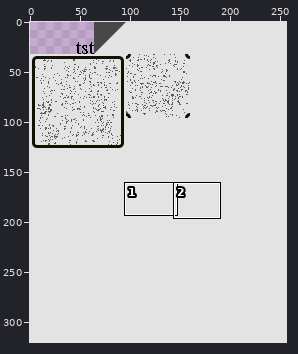
Edited in one commit: sprite sheet (Rogue/asset/image/rg_tiles.png). Above, an overview of the earlier version with the close-up marked.
Close-up. Before:
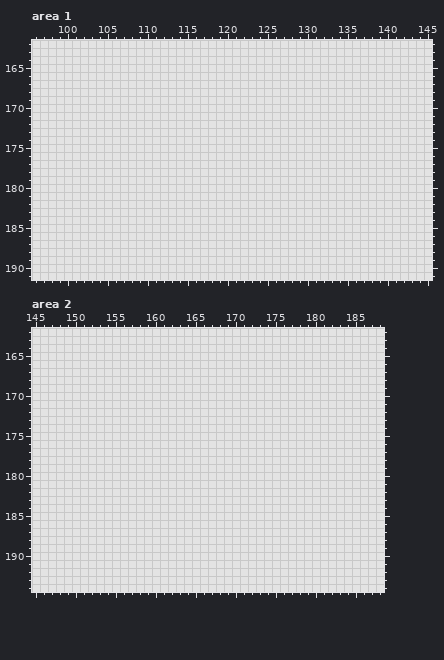
The file is 256x320 pixels. Colours within 5 levels of each other are drawn and written as one. Shown: area 1: x 96..145, y 162..191; area 2: x 145..188, y 162..194. The commit also changed other parts of the picture, which this record leaves out.
After the commit:
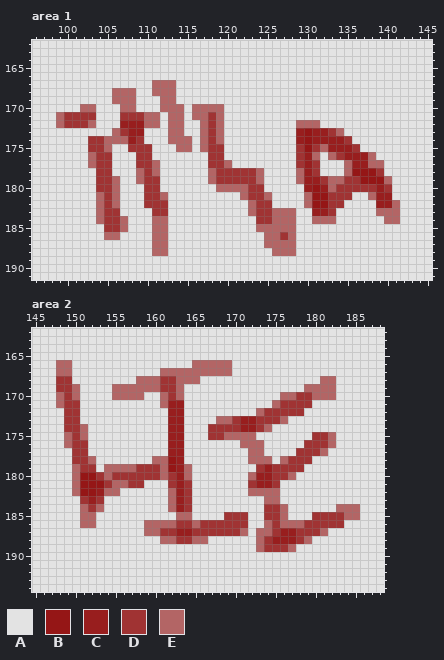
Palette (. is transparent): A #e3e3e3  B #951616  C #981e1e  D #a03333  E #b36565
Diff:
Changed rows in their new state; - is an unchanged pixel.
Area 1:
first column x 99:
167 ------------EEE----------------------------
168 -------EEE--EEE----------------------------
169 -------EEE---EE----------------------------
170 ---EE---EE---EEE-EEEE----------------------
171 EDDDD---DDDEE-EE-EEDE----------------------
172 EDDDE---CCCEE-EE--EDE---------EEE----------
173 -------EDCC---EE--EDE---------CBCCDE-------
174 ----DDEEECD---EEE-EDE---------CBCCCCD------
175 ----DDE--DDD---EE-EDD---------DBDECCCD-----
176 ----EDD---DD-------DD---------DCE-EDCCCE---
177 ----EDD---DDE------DDE--------DCD---ECCEE--
178 -----DD---EDE------EDDDDDE----ECD---EBBBD--
179 -----DDE--EDD------EDDDDDE----ECCDEEDDBBBE-
180 -----DDE---DD-------EEEEDD-----CBCEDDDDDCD-
181 -----EDE---DDE---------EDDE----EBBDDD--ECC-
182 -----EDE---DDD----------EDD----EBBDD----CCE
183 -----EDD----DD----------EDDEEE--CCD-----EEE
184 -----EDDE---EE-----------DDEEE--EEE------EE
185 ------DDE---EE-----------EEEEE-------------
186 ------EE----EE------------EEDE-------------
187 ------------EE------------EEEE-------------
188 ------------EE-------------EEE-------------
Area 2:
first column x 148:
166 EE---------------EEEEE----------------
167 EE-----------EEEEEEEEE----------------
168 DD--------EEEDDEEE---------------EE---
169 DDE----EEEEEEDDE---------------EEEE---
170 EDE----EEEE--EDE------------EEDDEEE---
171 EDD----------ECC-----------EDDDD------
172 -DD-----------CC---------EDDDDD-------
173 -DD-----------CC----EEDCCDDDE---------
174 -DDE----------CC---DDDDCCDE-----------
175 -EDE----------CC---DDEEEE-------DDE---
176 -EDD----------CC-------EEE-----DDDE---
177 --DD----------CC--------EE----DDDE----
178 --DDE-------EEBC--------EEE-EDDD------
179 --EDD-EEEEDDDEBCE--------DCDDDD-------
180 --EBBDEDDDDDDEDCE-------ECCDDE--------
181 --EBBBDEEDD---DCD-------DCCD----------
182 --EBBCEE------ECD-------EEEE----------
183 ---DCD--------ECD---------EE----------
184 ---EDE--------ECD---------DDE------EEE
185 ---EE----------EE----DDD--DDE---DDDDEE
186 ---EE------EEEEDDEDDDDDD--EDEEEDDDDD--
187 -----------EEDDCCDDDDDDE-EEDCCDDDE----
188 -------------EEDDEE------EDCCCDE------
189 -------------------------EDDDE--------
